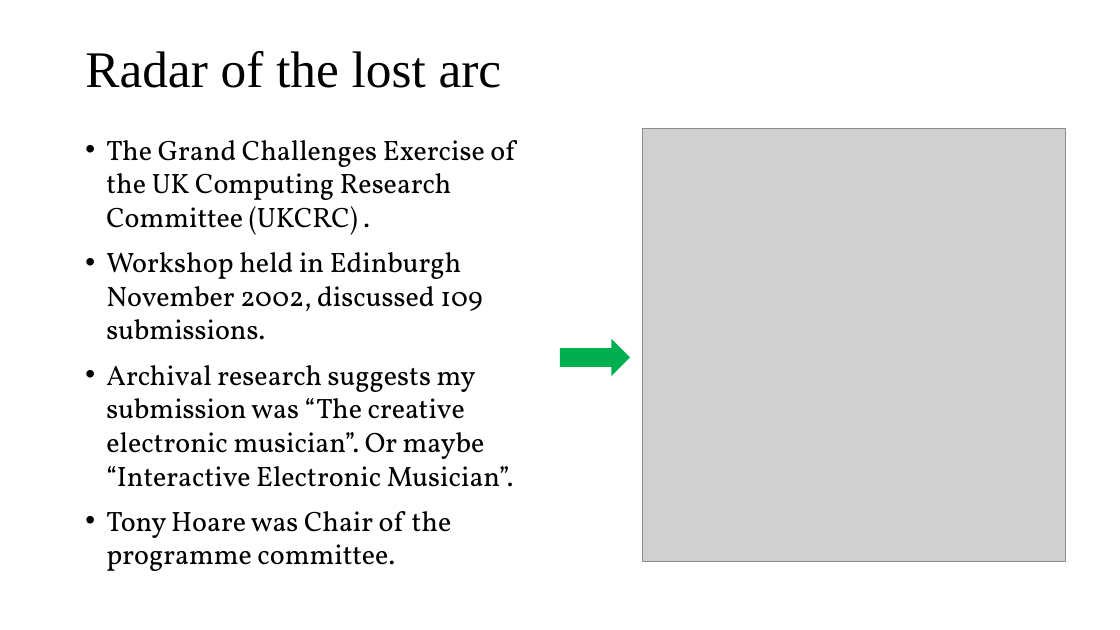
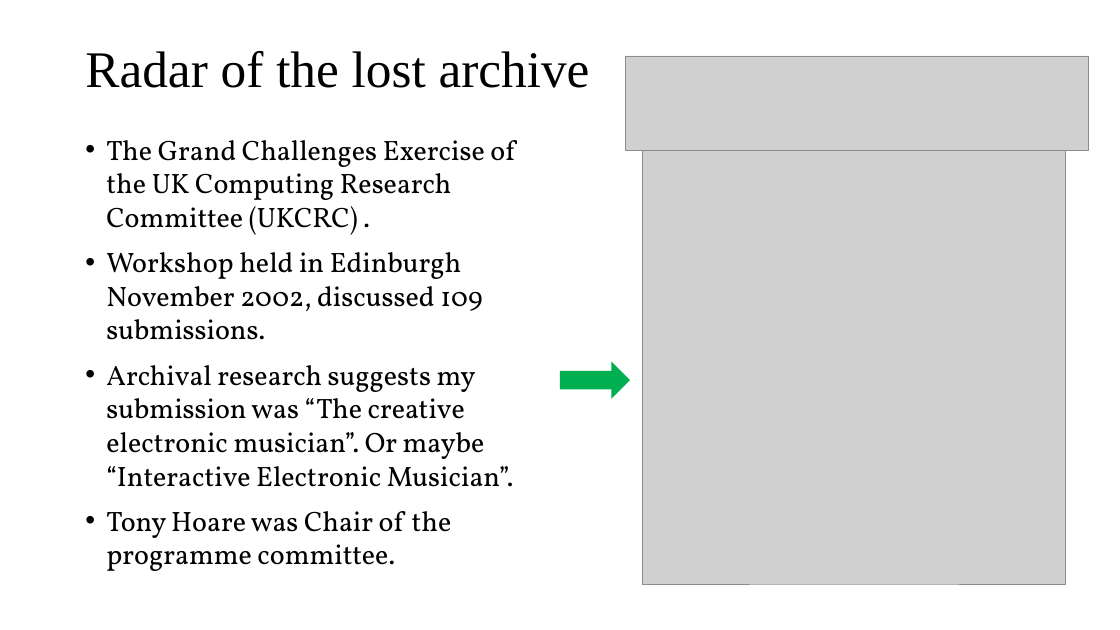
Before and after one commit to davidderoure/wolfson, a slide deck: slide 10 of docs/wolfson.pptx. Drawn at 1120x630 pixels with LibreOffice and Linux fonts; fonts in the diff are those of the drawing; grey boxes stand for pictures. Boxes give left, top, right and bottom in pixels: in the first picture for what was removed or moved away, otherwise in the second. Text is boxed around its words. In the diff, an @@ line names an element or a change of style, - is before the commit and + after.

```diff
--- a/docs/wolfson.pptx
+++ b/docs/wolfson.pptx
@@ title at (85, 51, 590, 88): text changed @@
-Radar of the lost arc
+Radar of the lost archive
@@ picture added at (626, 56, 1090, 151) @@
@@ picture: place and size @@
-picture at (643, 128, 1066, 561)
+picture at (643, 150, 1066, 584)
@@ right arrow: place and size @@
-right arrow at (560, 339, 630, 376)
+right arrow at (560, 361, 630, 398)
```
Also in this commit, not shown: 4 other slides changed, 1 other file.
